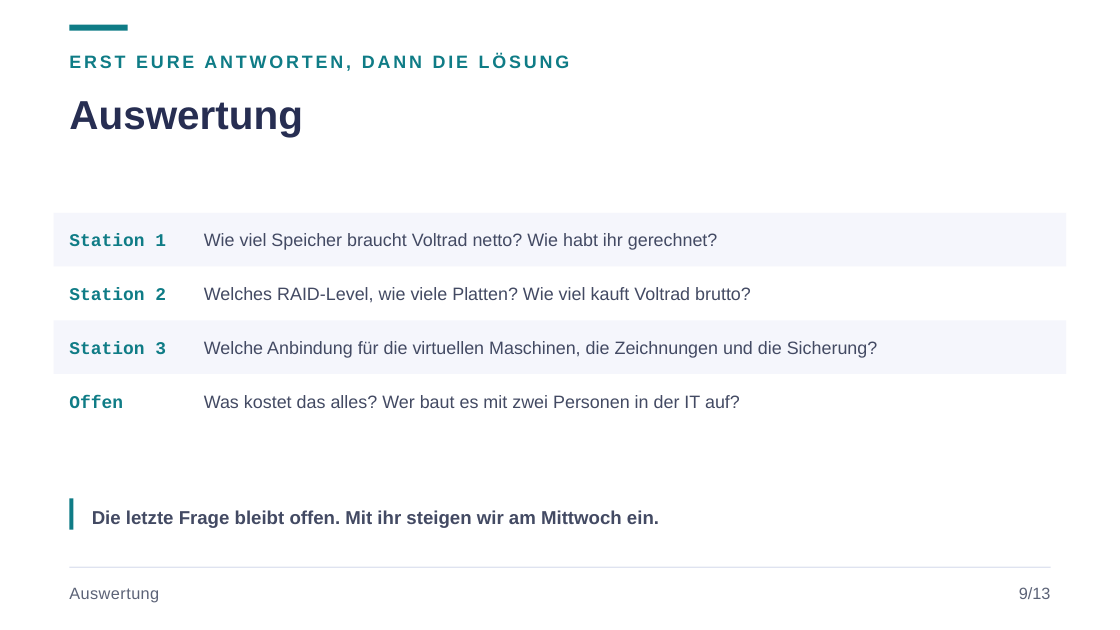
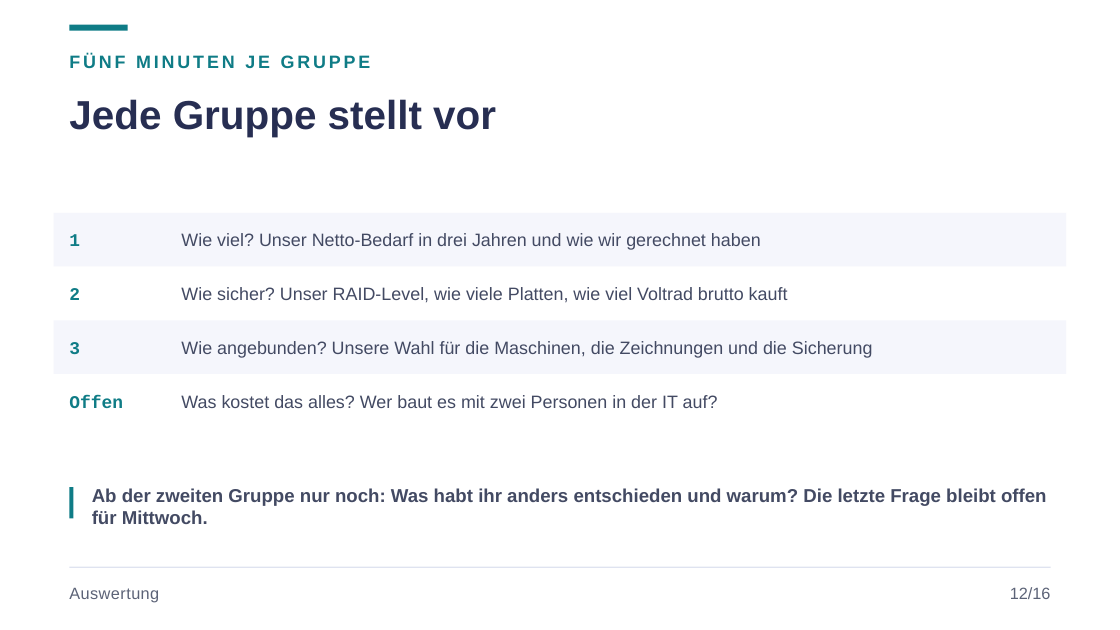
Before and after one commit to JacobMenge/kurs-unterlagen, a slide deck: slide 15 of folien/14-speicher.pptx (slide 12 before the commit). Drawn at 1120x630 pixels with LibreOffice and Linux fonts; fonts in the diff are those of the drawing. Boxes give left, top, right and bottom in pixels: in the first picture for what was removed or moved away, otherwise in the second. Text is boxed around its words. In the diff, an @@ line names an element or a change of style, - is before the commit and + after.

Commit message:
weniger praxis für speicher

```diff
--- a/folien/14-speicher.pptx
+++ b/folien/14-speicher.pptx
@@ text at [69,55,371,68]: text changed @@
-ERST EURE ANTWORTEN, DANN DIE LÖSUNG
+FÜNF MINUTEN JE GRUPPE
@@ text at [69,99,496,137]: text changed @@
-Auswertung
+Jede Gruppe stellt vor
@@ text at [69,234,80,246]: text changed @@
-Station 1
+1
@@ text at [181,233,761,250]: text changed @@
-Wie viel Speicher braucht Voltrad netto? Wie habt ihr gerechnet?
+Wie viel? Unser Netto-Bedarf in drei Jahren und wie wir gerechnet haben
@@ text at [69,288,80,300]: text changed @@
-Station 2
+2
@@ text at [181,287,788,303]: text changed @@
-Welches RAID-Level, wie viele Platten? Wie viel kauft Voltrad brutto?
+Wie sicher? Unser RAID-Level, wie viele Platten, wie viel Voltrad brutto kauft
@@ text at [69,342,80,354]: text changed @@
-Station 3
+3
@@ text at [181,341,873,358]: text changed @@
-Welche Anbindung für die virtuellen Maschinen, die Zeichnungen und die Sicherung?
+Wie angebunden? Unsere Wahl für die Maschinen, die Zeichnungen und die Sicherung
@@ text "Was kostet das alles? Wer ...": place and size @@
-text "Was kostet das alles? Wer ..." at [204,395,740,408]
+text "Was kostet das alles? Wer ..." at [181,395,718,408]
@@ rectangle: place and size @@
-rectangle at [69,498,74,530]
+rectangle at [69,487,74,519]
@@ text at [92,488,1047,524]: text changed @@
-Die letzte Frage bleibt offen. Mit ihr steigen wir am Mittwoch ein.
+Ab der zweiten Gruppe nur noch: Was habt ihr anders entschieden und warum? Die letzte Frage bleibt offen für Mittwoch.
@@ text at [1010,587,1051,599]: text changed @@
-9/13
+12/16
```
Also in this commit, not shown: 12 other slides changed, 3 slides added, 9 other files.
